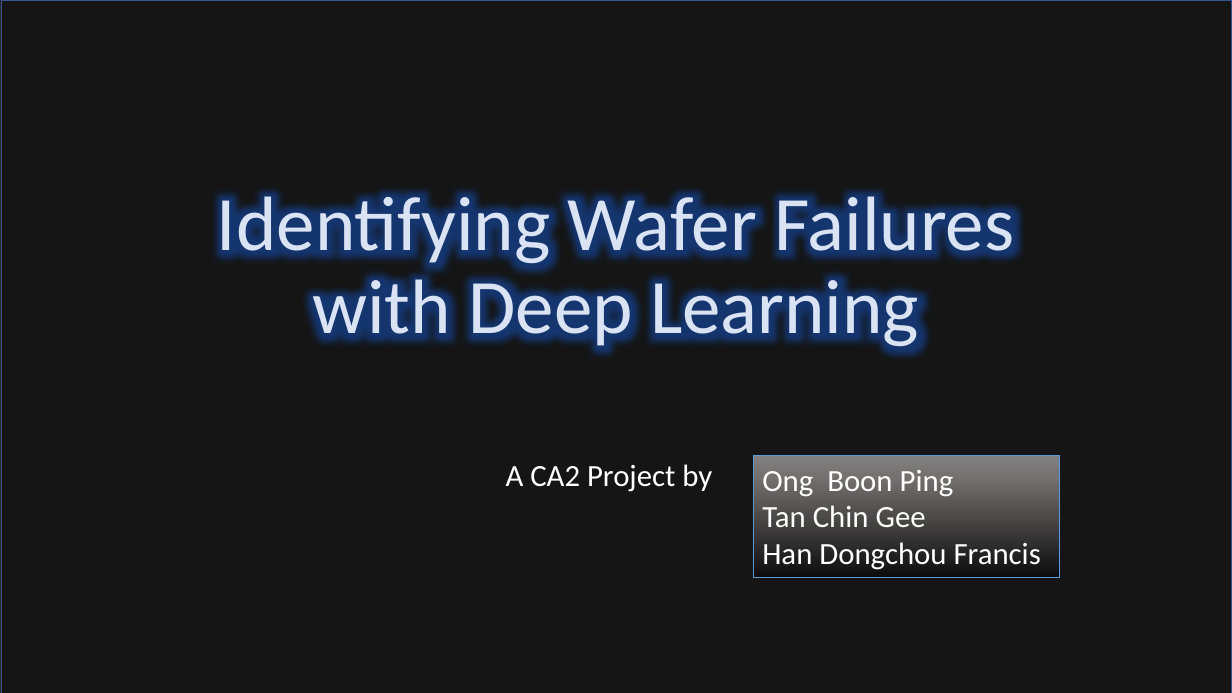
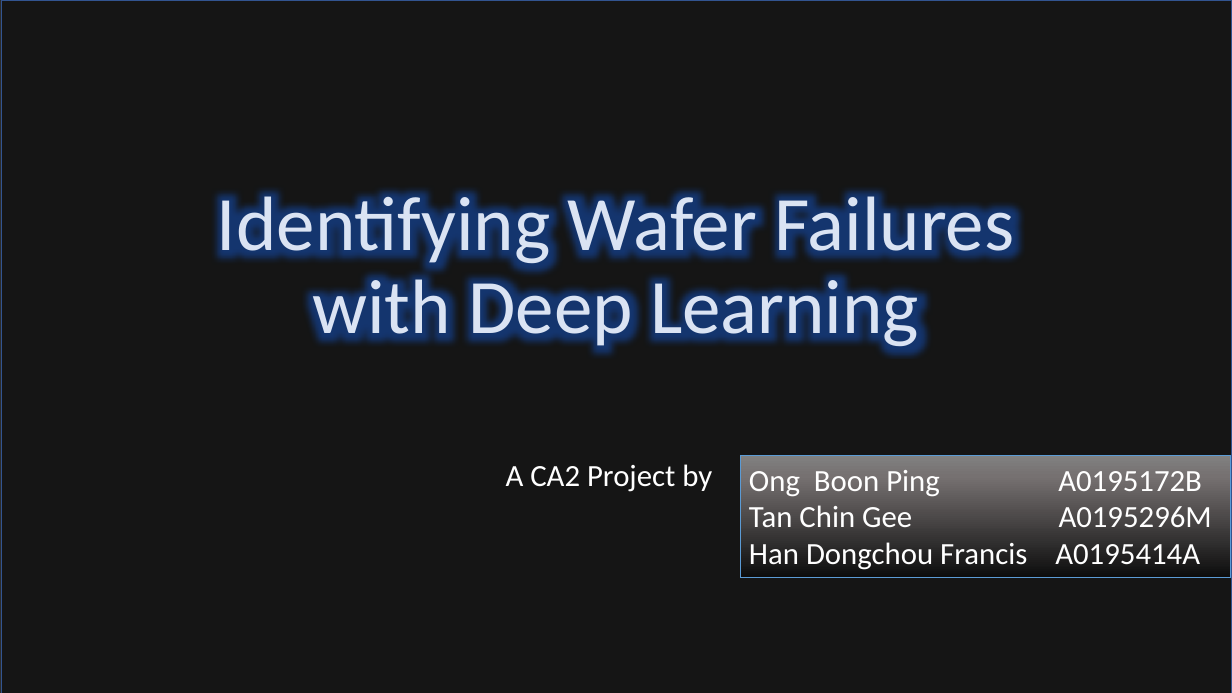
Before and after one commit to optimusium/PSUPR2, a slide deck: slide 1 of CA2 Identifying Wafer Failures with Deep Learning2.pptx. Drawn at 1232x693 pixels with LibreOffice and Linux fonts; fonts in the diff are those of the drawing; background and template pictures are left out; a plain dark background stands for a picture behind light text. Boxes give left, top, right and bottom in pixels: in the first picture for what was removed or moved away, otherwise in the second. Text is boxed around its words. In the diff, an @@ line names an element or a change of style, - is before the commit and + after.

Commit message:
Added names and student number

```diff
--- a/CA2 Identifying Wafer Failures with Deep Learning2.pptx
+++ b/CA2 Identifying Wafer Failures with Deep Learning2.pptx
@@ rectangle "Ong Boon Ping A0195172B": place and size @@
-rectangle "Ong Boon Ping A0195172B" at [753,456,1059,577]
+rectangle "Ong Boon Ping A0195172B" at [740,456,1231,577]
@@ text in rectangle at [749,470,1212,570]: text changed @@
-Ong Boon Ping
-Tan Chin Gee
-Han Dongchou Francis
+Ong Boon Ping A0195172B
+Tan Chin Gee A0195296M
+Han Dongchou Francis A0195414A
```
